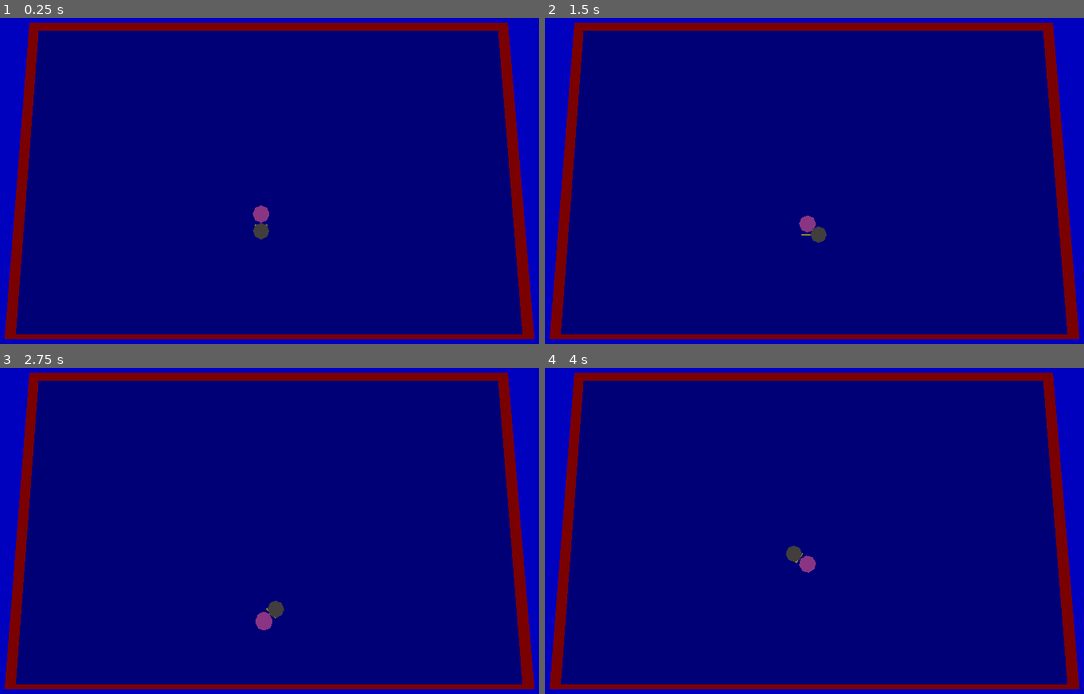
Above: before the commit, frames 1-4 (two rows, left to right).
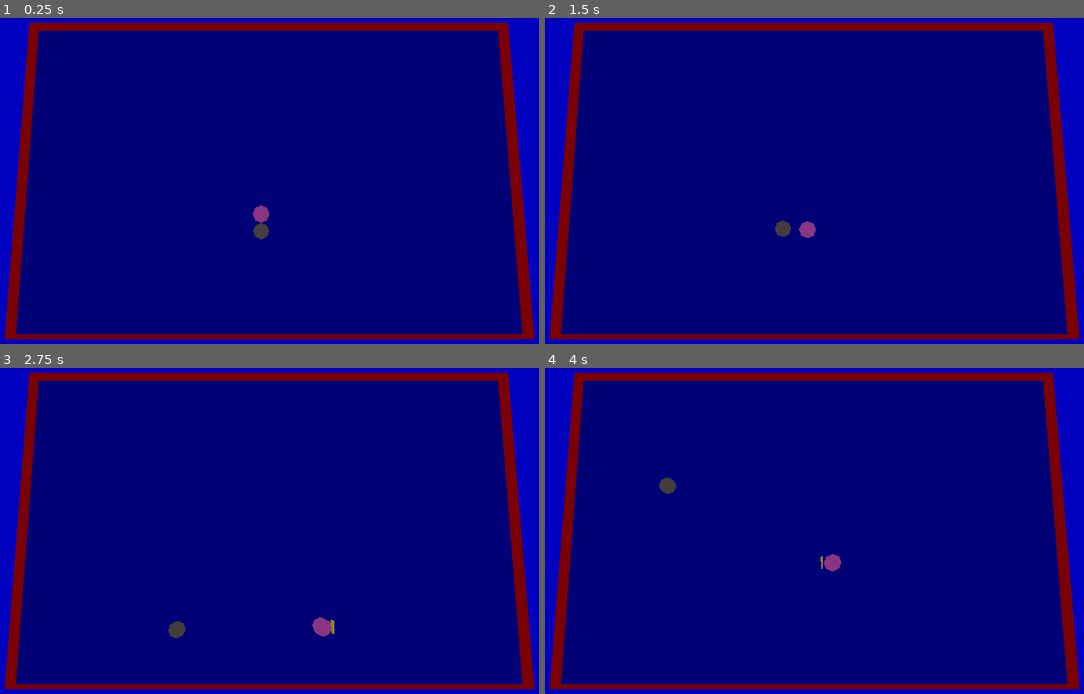
Above: after the commit, the same moments.

Repository: WiredOverload/GodotWild65
Game: Godot game, scene res://scenes/gameplay.tscn
The game is run twice, just before and just after one commit, with the same random seed, the same clock (stepped at 60 frames per second) and the same inputs. The project has no main scene, so this scene is started directly.
Inputs:
- Up to frame 1 (0.25 s): no input
- Up to frame 2 (1.5 s): tap Enter at 0.5 s; hold D (move_right) 0.53-1.28 s; hold Space (throw, bound only before the commit) 0.53-1.28 s; hold S (move_down) from 1.28 s (still down); tap Space (throw, bound only before the commit) at 1.35 s
- Up to frame 3 (2.75 s): release S (move_down) at 2.03 s; hold D (move_right) from 2.03 s (still down); hold Space (throw, bound only before the commit) from 2.03 s (still down)
- Up to frame 4 (4 s): release D (move_right) at 2.78 s; release Space (throw, bound only before the commit) at 2.78 s; hold W (move_up) 2.78-3.53 s; tap Space (throw, bound only before the commit) at 2.85 s; hold A (move_left) from 3.53 s (still down); hold Space (throw, bound only before the commit) from 3.53 s (still down)

The runs differ from the first frame. In frame 1, less than 0.1% of the frame differs, in the area x 47-50%, y 63-64%; in frame 2, 0.3%; in frame 3, 0.6%, in the area x 31-63%, y 71-83%; in frame 4, 0.5%.

Commit message:
Better throwing and catching

Diff:
--- a/actors/ball.gd
+++ b/actors/ball.gd
@@ -11,6 +11,9 @@
 var state: State = State.MOVING
 
 var held_marker: Node3D
+
+var is_held: bool:
+	get: return state == State.HELD
 
 func _physics_process(delta: float) -> void:
 	match state:
--- a/actors/player.gd
+++ b/actors/player.gd
@@ -3,38 +3,74 @@
 enum State {
 	NEUTRAL,
 	THROWING,
+	CATCHING
 }
 
 const SPEED = 5.0
 
 @export var ball: Ball
 
-var state: State = State.NEUTRAL
+var state: State = State.NEUTRAL: set = set_state
 
 var throw_speed: float = 0.0
+var max_throw_speed: float = 20.0
 
 var throw_accel: float = 10.0
 
 @onready var ball_held_position: Marker3D = %BallHeldPosition
+@onready var catch_area: Area3D = %CatchArea
+@onready var catcher: CSGBox3D = %Catcher
+
+@onready var hold_distance: float = Vector3(ball_held_position.position.x, 0, ball_held_position.position.z).length()
 
 func _ready() -> void:
 	assert(ball)
 	ball.grab(ball_held_position)
+	deactivate_catcher()
 
 func _process(delta: float) -> void:
-	if Input.is_action_just_pressed("throw"):
-		state = State.THROWING
-		ball.grab(ball_held_position)
-	if Input.is_action_just_released("throw"):
-		state = State.NEUTRAL
-		ball.throw(throw_speed * basis.x)
+	match state:
+		State.NEUTRAL:
+			if Input.is_action_just_pressed("action"):
+				if ball.is_held:
+					state = State.THROWING
+				else:
+					state = State.CATCHING
+		State.THROWING:
+			if Input.is_action_pressed("action"):
+				throw_speed = clampf(throw_speed + delta * throw_accel, 0.0, max_throw_speed)
+			else:
+				ball.throw(throw_speed * basis.x)
+				throw_speed = 0.0
+				state = State.NEUTRAL
+		State.CATCHING:
+			if Input.is_action_pressed("action"):
+				var ob := catch_area.get_overlapping_bodies()
+				assert(ob.size() < 2)
+				if ob.size() == 1:
+					assert(ob[0] == ball)
+					state = State.THROWING
+					throw_speed = ball.current_speed
+					ball.grab(ball_held_position)
+			else:
+				state = State.NEUTRAL
 
-	if Input.is_action_pressed("throw"):
-		throw_speed += delta * throw_accel
+func set_state(v: State) -> void:
+	# exiting state
+	match state:
+		State.CATCHING:
+			deactivate_catcher()
+
+	state = v
+
+	# entering state
+	match state:
+		State.CATCHING:
+			activate_catcher()
 
 func _physics_process(delta: float) -> void:
 	match state:
-		State.NEUTRAL:
+		State.NEUTRAL, State.CATCHING:
 			var input_dir := Input.get_vector("move_left", "move_right", "move_up", "move_down")
 			var direction := Vector3(input_dir.x, 0, input_dir.y).normalized()
 			if direction:
@@ -49,5 +85,13 @@
 			move_and_slide()
 
 		State.THROWING:
-			rotation.y += throw_speed
+			rotation.y += delta * throw_speed / hold_distance
 			ball.global_position = ball_held_position.global_position
+
+func activate_catcher() -> void:
+	catch_area.monitoring = true
+	catcher.visible = true
+
+func deactivate_catcher() -> void:
+	catch_area.monitoring = false
+	catcher.visible = false
--- a/actors/player.tscn
+++ b/actors/player.tscn
@@ -17,6 +17,9 @@
 radial_segments = 8
 cap_bottom = false
 
+[sub_resource type="BoxShape3D" id="BoxShape3D_b318y"]
+size = Vector3(1, 1, 0.53418)
+
 [node name="Player" type="CharacterBody3D"]
 collision_layer = 2
 axis_lock_linear_y = true
@@ -28,6 +31,7 @@
 shape = SubResource("CylinderShape3D_5eh5q")
 
 [node name="Catcher" type="CSGBox3D" parent="."]
+unique_name_in_owner = true
 transform = Transform3D(1, 0, 0, 0, 1, 0, 0, 0, 1, 0, 0.5, 0.634534)
 size = Vector3(0.725586, 0.689697, 0.0928955)
 material = SubResource("StandardMaterial3D_j2kbh")
@@ -39,3 +43,13 @@
 [node name="BallHeldPosition" type="Marker3D" parent="."]
 unique_name_in_owner = true
 transform = Transform3D(1, 0, 0, 0, 1, 0, 0, 0, 1, 0, 0.5, 1)
+
+[node name="CatchArea" type="Area3D" parent="."]
+unique_name_in_owner = true
+transform = Transform3D(1, 0, 0, 0, 1, 0, 0, 0, 1, 0, 0.5, 0.888816)
+collision_layer = 0
+collision_mask = 4
+monitorable = false
+
+[node name="CollisionShape3D" type="CollisionShape3D" parent="CatchArea"]
+shape = SubResource("BoxShape3D_b318y")
--- a/project.godot
+++ b/project.godot
@@ -40,7 +40,7 @@
 , Object(InputEventKey,"resource_local_to_scene":false,"resource_name":"","device":-1,"window_id":0,"alt_pressed":false,"shift_pressed":false,"ctrl_pressed":false,"meta_pressed":false,"pressed":false,"keycode":0,"physical_keycode":4194322,"key_label":0,"unicode":0,"echo":false,"script":null)
 ]
 }
-throw={
+action={
 "deadzone": 0.5,
 "events": [Object(InputEventKey,"resource_local_to_scene":false,"resource_name":"","device":-1,"window_id":0,"alt_pressed":false,"shift_pressed":false,"ctrl_pressed":false,"meta_pressed":false,"pressed":false,"keycode":0,"physical_keycode":32,"key_label":0,"unicode":32,"echo":false,"script":null)
 ]
Not shown: 1 places in actors/player.tscn that only renumber resources
